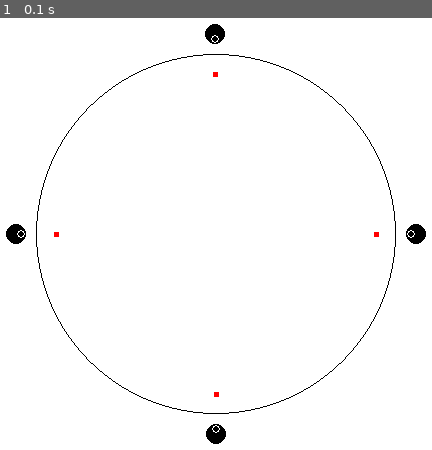
Above: before the commit, frame 1.
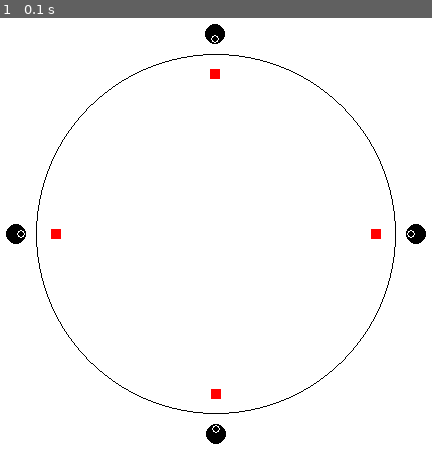
Above: after the commit, the same moment.

Repository: holistudio/mewantfood
Game: pygame game, started from pygame/game.py
Two runs of this game, one before a commit and one after it. Both use one fixed random seed, a clock stepped at 60 frames per second and the inputs below.
Inputs:
- Up to frame 1 (0.1 s): no input

The runs differ from the first frame. In frame 1, 0.2% of the frame differs, in the area x 11-89%, y 11-89%.

Commit message:
Update game.py
food size adjust

Diff:
--- a/pygame/game.py
+++ b/pygame/game.py
@@ -8,6 +8,8 @@
 # Screen dimensions
 screen_width = 800
 screen_height = 600
+
+FOOD_SIZE = 10
 
 agent_locations = [(200,0), (200,90), (200,180), (200,270)]
 mouth_locations = [(a[0]-5,a[1]) for a in agent_locations]
@@ -61,12 +63,11 @@
         pygame.draw.circle(screen, WHITE, (screen_x, screen_y), 4, 1)
 
     # Draw food
-    food_size = 5
     for r, theta in food_locations:
         x, y = polar_to_cartesian(r, theta)
         screen_x = int(screen_width / 2 + x)
         screen_y = int(screen_height / 2 + y)
-        pygame.draw.rect(screen, RED, (screen_x - food_size // 2, screen_y - food_size // 2, food_size, food_size))
+        pygame.draw.rect(screen, RED, (screen_x - FOOD_SIZE // 2, screen_y - FOOD_SIZE // 2, FOOD_SIZE, FOOD_SIZE))
 
     pygame.display.flip()
     clock.tick(fps)
